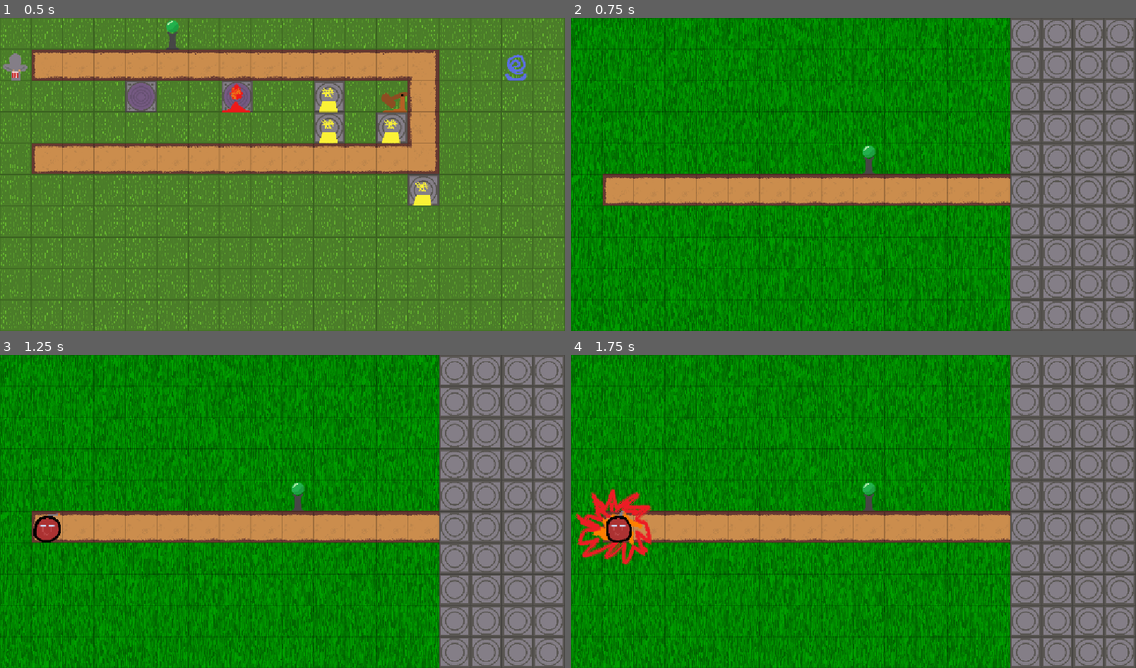
Above: before the commit, frames 1-4 (two rows, left to right).
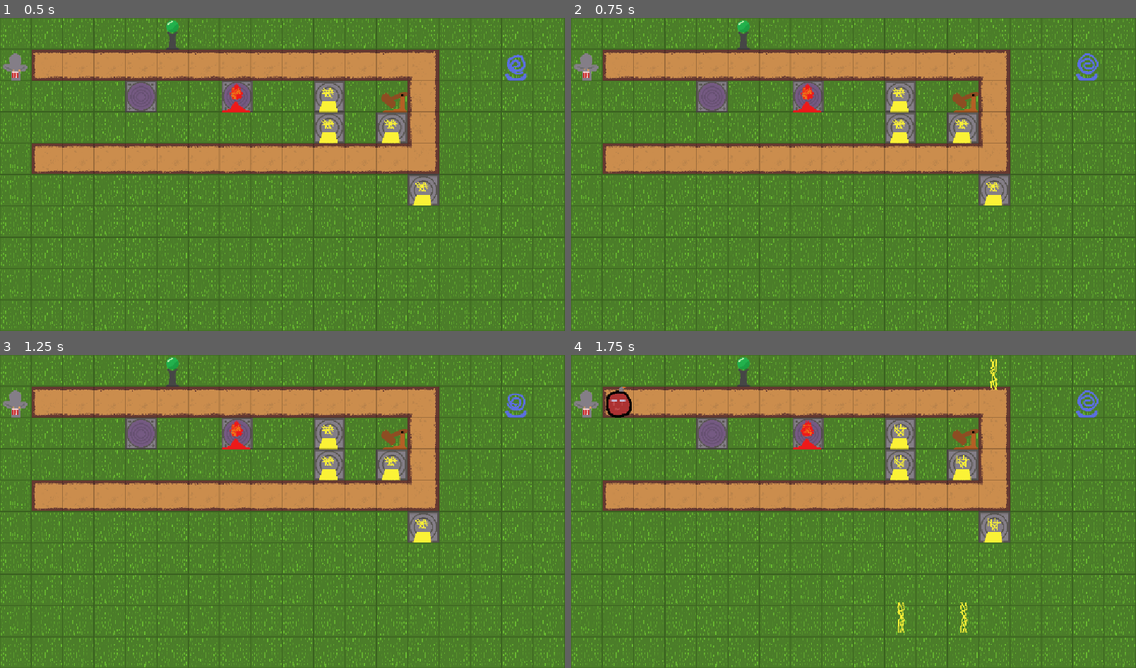
Above: after the commit, the same moments.

Repository: PeanutPiglet/SlimeTiming
Game: Godot game, scene res://levels/level_host.tscn
Same seed, same stepped clock (60 frames per second), same inputs: the game is played once before the commit and once after it.
Inputs:
- Up to frame 1 (0.5 s): no input
- Up to frame 2 (0.75 s): hold Right (ui_right) from 0.53 s (still down); hold Shift (active) from 0.53 s (still down)
- Up to frame 3 (1.25 s): keep holding Right (ui_right); keep holding Shift (active); tap Q (spawn1) at 0.8 s
- Up to frame 4 (1.75 s): release Right (ui_right) at 1.28 s; release Shift (active) at 1.28 s; hold Down (ui_down) from 1.28 s (still down); tap Q (spawn1) at 1.35 s; tap W (spawn2) at 1.55 s

Frame 1 is identical in both runs. In frame 2, 100% of the frame differs, in the area x 0-100%, y 0-100%; in frame 3, 100%; in frame 4, 100%.
Error in both runs: Invalid call. Nonexistent function 'get_grid' in base 'Node2D (level_host.gd)'. (res://scripts/tower.gd:23)

Commit message:
feat: mini tutorial stuff

Diff:
--- a/levels/level1.tscn
+++ b/levels/level1.tscn
@@ -37,3 +37,12 @@
 texture = ExtResource("5_pdpul")
 region_enabled = true
 region_rect = Rect2(0, 0, 1152, 640)
+
+[node name="TextEdit" type="TextEdit" parent="." unique_id=504373882]
+offset_left = 24.0
+offset_top = 80.0
+offset_right = 736.0
+offset_bottom = 184.0
+text = "Summon Your Slime with Q
+Detonate with SHIFT+Q or A or 1  When you think your Slime is next to the enemy tower
+"
--- a/levels/level2.tscn
+++ b/levels/level2.tscn
@@ -40,3 +40,10 @@
 texture = ExtResource("5_s1bpp")
 region_enabled = true
 region_rect = Rect2(0, 0, 1152, 640)
+
+[node name="TextEdit" type="TextEdit" parent="." unique_id=538844376]
+offset_left = 96.0
+offset_top = 160.0
+offset_right = 808.0
+offset_bottom = 264.0
+text = "You can have many slimes at once!"
--- a/levels/level4.tscn
+++ b/levels/level4.tscn
@@ -49,3 +49,12 @@
 texture = ExtResource("6_cc5tm")
 region_enabled = true
 region_rect = Rect2(0, 0, 1152, 640)
+
+[node name="TextEdit" type="TextEdit" parent="." unique_id=1142322449]
+offset_left = 448.0
+offset_top = 160.0
+offset_right = 896.0
+offset_bottom = 264.0
+text = "Watch out for dangerous towers!
+You only need to destroy green ones, but
+you can destroy dangerous ones if they give you trouble"
--- a/levels/level5.tscn
+++ b/levels/level5.tscn
@@ -42,3 +42,11 @@
 texture = ExtResource("6_ldkys")
 region_enabled = true
 region_rect = Rect2(0, 0, 1152, 640)
+
+[node name="TextEdit" type="TextEdit" parent="." unique_id=872991252]
+offset_left = 192.0
+offset_top = 96.0
+offset_right = 680.0
+offset_bottom = 200.0
+text = "Try using your new slime with W to make it through!
+"
--- a/scripts/level.gd
+++ b/scripts/level.gd
@@ -41,21 +41,29 @@
 		activate(3)
 	if Input.is_action_just_pressed("act4"):
 		activate(4)
-	if Input.is_action_just_pressed("spawn1"):
-		spawn(1)
-	if Input.is_action_just_pressed("spawn2"):
-		spawn(2)
-	if Input.is_action_just_pressed("spawn3"):
-		spawn(3)
-	if Input.is_action_just_pressed("spawn4"):
-		spawn(4)
+	if Input.is_action_pressed("active"):
+		if Input.is_action_just_pressed("spawn1"):
+			activate(1)
+		if Input.is_action_just_pressed("spawn2"):
+			activate(2)
+		if Input.is_action_just_pressed("spawn3"):
+			activate(3)
+		if Input.is_action_just_pressed("spawn4"):
+			activate(4)
+	else:
+		if Input.is_action_just_pressed("spawn1"):
+			spawn(1)
+		if Input.is_action_just_pressed("spawn2"):
+			spawn(2)
+		if Input.is_action_just_pressed("spawn3"):
+			spawn(3)
+		if Input.is_action_just_pressed("spawn4"):
+			spawn(4)
 
-	if Input.is_action_just_pressed("ui_down"):
-		activate(1)
-	if Input.is_action_just_pressed("ui_right"):
-		win()
 	if Input.is_action_just_pressed("reload"):
 		get_tree().reload_current_scene()
+	if Input.is_action_just_pressed("escape"):
+		get_tree().change_scene_to_file("res://levels/menus/level_select_screen.tscn")
 
 func spawn(type):
 	if not allowed_troops[type]:
